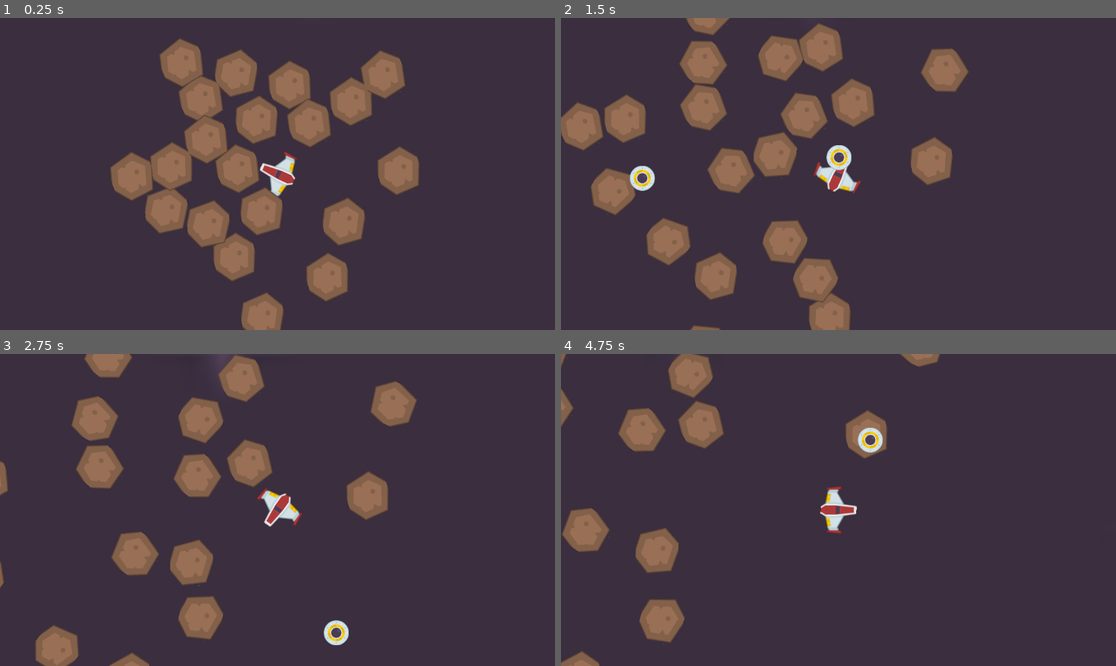
Above: before the commit, frames 1-4 (two rows, left to right).
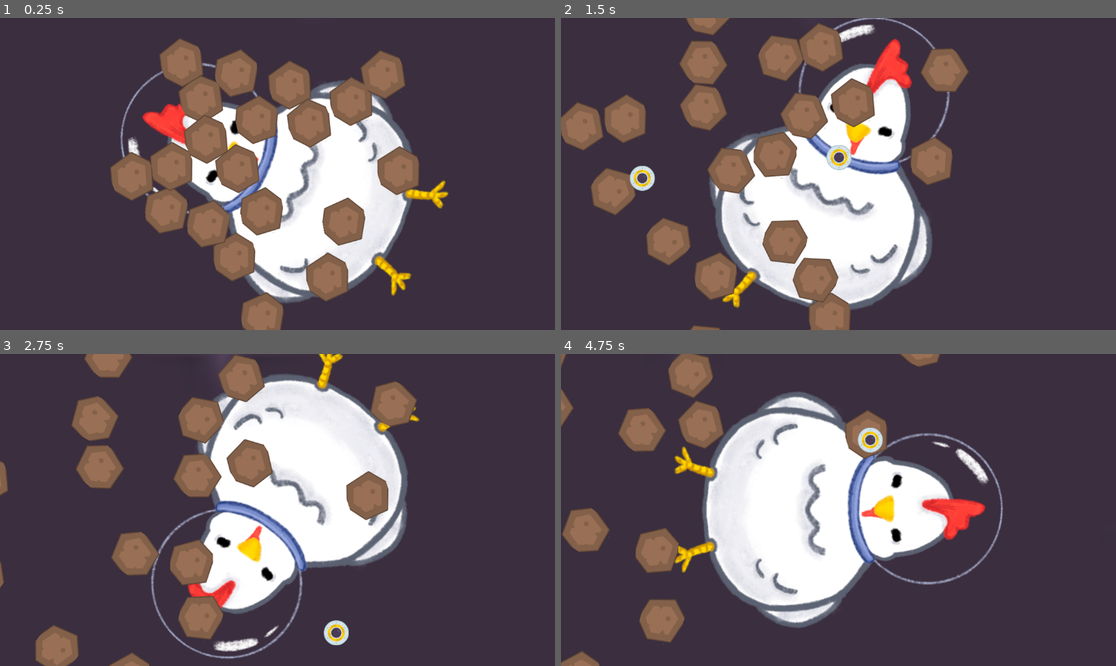
Above: after the commit, the same moments.

Repository: game-dev-besties/chicken-game
Game: Godot game, scene res://scenes/game.tscn
Same seed, same stepped clock (60 frames per second), same inputs: the game is played once before the commit and once after it.
Inputs (mouse positions are in pixels of both pictures, inside the frame that each line leads up to):
- Up to frame 1 (0.25 s): no input
- Up to frame 2 (1.5 s): move the mouse to (960, 158) at 0.52 s; click (960, 158) at 0.6 s; move the mouse to (727, 189) at 1.27 s; click (727, 189) at 1.35 s
- Up to frame 3 (2.75 s): move the mouse to (333, 441) at 2.02 s; click (333, 441) at 2.1 s
- Up to frame 4 (4.75 s): move the mouse to (810, 572) at 2.77 s; click (810, 572) at 2.85 s; move the mouse to (1005, 556) at 3.52 s; click (1005, 556) at 3.6 s; move the mouse to (672, 463) at 4.27 s; click (672, 463) at 4.35 s

The runs differ from the first frame. In frame 1, 15% of the frame differs, in the area x 21-81%, y 14-92%; in frame 2, 18%; in frame 3, 20%; in frame 4, 24%, in the area x 20-80%, y 12-88%.

Commit message:
added chicken animation sprites, need fixing

Diff:
--- a/scenes/chicken.tscn
+++ b/scenes/chicken.tscn
@@ -1,21 +1,170 @@
-[gd_scene load_steps=6 format=3 uid="uid://cp14j05wa35i8"]
+[gd_scene load_steps=28 format=3 uid="uid://cp14j05wa35i8"]
 
-[ext_resource type="Texture2D" uid="uid://biva8na6x5fm" path="res://assets/SpaceShooterRedux/PNG/playerShip1_red.png" id="1_8lgr2"]
 [ext_resource type="Script" path="res://scripts/chicken.gd" id="1_jqoam"]
-[ext_resource type="Texture2D" uid="uid://dpmf2b1d7kinl" path="res://assets/SpaceShooterRedux/PNG/playerShip2_red.png" id="2_30e3w"]
+[ext_resource type="Texture2D" uid="uid://cyea8x2841nq2" path="res://assets/chicken_sprites/chickenbig.png" id="2_xgh5v"]
+[ext_resource type="Texture2D" uid="uid://dnfw2c4l5j0kq" path="res://assets/chicken_sprites/huge_idle.png" id="3_q2aci"]
+[ext_resource type="Texture2D" uid="uid://cshxbpw1sb4lb" path="res://assets/chicken_sprites/chicken.png" id="4_y8obg"]
+[ext_resource type="Texture2D" uid="uid://c6677dc4lcaph" path="res://assets/chicken_sprites/med_idle.png" id="5_d8wd6"]
+[ext_resource type="Texture2D" uid="uid://ccgf3ffi8edf1" path="res://assets/chicken_sprites/chickensad.png" id="6_yc62u"]
+[ext_resource type="Texture2D" uid="uid://dkrvrn4u64bk0" path="res://assets/chicken_sprites/small_idle.png" id="7_0gqeq"]
+
+[sub_resource type="AtlasTexture" id="AtlasTexture_xocuw"]
+atlas = ExtResource("2_xgh5v")
+region = Rect2(1578, 0, 526, 713)
+
+[sub_resource type="AtlasTexture" id="AtlasTexture_vpx2a"]
+atlas = ExtResource("2_xgh5v")
+region = Rect2(1052, 0, 526, 713)
+
+[sub_resource type="AtlasTexture" id="AtlasTexture_xo4ck"]
+atlas = ExtResource("2_xgh5v")
+region = Rect2(526, 0, 526, 713)
+
+[sub_resource type="AtlasTexture" id="AtlasTexture_m6aot"]
+atlas = ExtResource("2_xgh5v")
+region = Rect2(0, 0, 526, 713)
+
+[sub_resource type="AtlasTexture" id="AtlasTexture_axguu"]
+atlas = ExtResource("3_q2aci")
+region = Rect2(0, 0, 553, 748)
+
+[sub_resource type="AtlasTexture" id="AtlasTexture_dwtim"]
+atlas = ExtResource("3_q2aci")
+region = Rect2(553, 0, 553, 748)
+
+[sub_resource type="AtlasTexture" id="AtlasTexture_kyuu0"]
+atlas = ExtResource("4_y8obg")
+region = Rect2(1317, 0, 439, 630)
+
+[sub_resource type="AtlasTexture" id="AtlasTexture_u0hq2"]
+atlas = ExtResource("4_y8obg")
+region = Rect2(878, 0, 439, 630)
+
+[sub_resource type="AtlasTexture" id="AtlasTexture_m6kkh"]
+atlas = ExtResource("4_y8obg")
+region = Rect2(439, 0, 439, 630)
+
+[sub_resource type="AtlasTexture" id="AtlasTexture_1vvdj"]
+atlas = ExtResource("4_y8obg")
+region = Rect2(0, 0, 439, 630)
+
+[sub_resource type="AtlasTexture" id="AtlasTexture_cg0mb"]
+atlas = ExtResource("5_d8wd6")
+region = Rect2(0, 0, 443, 656)
+
+[sub_resource type="AtlasTexture" id="AtlasTexture_qvea8"]
+atlas = ExtResource("5_d8wd6")
+region = Rect2(443, 0, 443, 656)
+
+[sub_resource type="AtlasTexture" id="AtlasTexture_eotbr"]
+atlas = ExtResource("6_yc62u")
+region = Rect2(1149, 0, 383, 641)
+
+[sub_resource type="AtlasTexture" id="AtlasTexture_lpt2r"]
+atlas = ExtResource("6_yc62u")
+region = Rect2(766, 0, 383, 641)
+
+[sub_resource type="AtlasTexture" id="AtlasTexture_py4h3"]
+atlas = ExtResource("6_yc62u")
+region = Rect2(383, 0, 383, 641)
+
+[sub_resource type="AtlasTexture" id="AtlasTexture_kmcqy"]
+atlas = ExtResource("6_yc62u")
+region = Rect2(0, 0, 383, 641)
+
+[sub_resource type="AtlasTexture" id="AtlasTexture_tq0lt"]
+atlas = ExtResource("7_0gqeq")
+region = Rect2(0, 0, 477, 635)
+
+[sub_resource type="AtlasTexture" id="AtlasTexture_7q0lr"]
+atlas = ExtResource("7_0gqeq")
+region = Rect2(477, 0, 477, 635)
 
 [sub_resource type="SpriteFrames" id="SpriteFrames_rgdu2"]
 animations = [{
 "frames": [{
 "duration": 1.0,
-"texture": ExtResource("1_8lgr2")
+"texture": SubResource("AtlasTexture_xocuw")
 }, {
 "duration": 1.0,
-"texture": ExtResource("2_30e3w")
+"texture": SubResource("AtlasTexture_vpx2a")
+}, {
+"duration": 1.0,
+"texture": SubResource("AtlasTexture_xo4ck")
+}, {
+"duration": 1.0,
+"texture": SubResource("AtlasTexture_m6aot")
 }],
 "loop": true,
-"name": &"default",
+"name": &"huge_egg",
 "speed": 2.0
+}, {
+"frames": [{
+"duration": 1.0,
+"texture": SubResource("AtlasTexture_axguu")
+}, {
+"duration": 1.0,
+"texture": SubResource("AtlasTexture_dwtim")
+}],
+"loop": true,
+"name": &"huge_idle",
+"speed": 5.0
+}, {
+"frames": [{
+"duration": 1.0,
+"texture": SubResource("AtlasTexture_kyuu0")
+}, {
+"duration": 1.0,
+"texture": SubResource("AtlasTexture_u0hq2")
+}, {
+"duration": 1.0,
+"texture": SubResource("AtlasTexture_m6kkh")
+}, {
+"duration": 1.0,
+"texture": SubResource("AtlasTexture_1vvdj")
+}],
+"loop": true,
+"name": &"med_egg",
+"speed": 5.0
+}, {
+"frames": [{
+"duration": 1.0,
+"texture": SubResource("AtlasTexture_cg0mb")
+}, {
+"duration": 1.0,
+"texture": SubResource("AtlasTexture_qvea8")
+}],
+"loop": true,
+"name": &"med_idle",
+"speed": 5.0
+}, {
+"frames": [{
+"duration": 1.0,
+"texture": SubResource("AtlasTexture_eotbr")
+}, {
+"duration": 1.0,
+"texture": SubResource("AtlasTexture_lpt2r")
+}, {
+"duration": 1.0,
+"texture": SubResource("AtlasTexture_py4h3")
+}, {
+"duration": 1.0,
+"texture": SubResource("AtlasTexture_kmcqy")
+}],
+"loop": true,
+"name": &"small_egg",
+"speed": 3.0
+}, {
+"frames": [{
+"duration": 1.0,
+"texture": SubResource("AtlasTexture_tq0lt")
+}, {
+"duration": 1.0,
+"texture": SubResource("AtlasTexture_7q0lr")
+}],
+"loop": true,
+"name": &"small_idle",
+"speed": 3.0
 }]
 
 [sub_resource type="CircleShape2D" id="CircleShape2D_x5htl"]
@@ -26,8 +175,11 @@
 script = ExtResource("1_jqoam")
 
 [node name="AnimatedSprite2D" type="AnimatedSprite2D" parent="."]
+position = Vector2(-1.90735e-06, 7.62939e-06)
+scale = Vector2(0.915461, 0.915461)
 sprite_frames = SubResource("SpriteFrames_rgdu2")
-frame_progress = 0.928661
+animation = &"huge_idle"
+frame_progress = 0.409383
 
 [node name="CollisionShape2D" type="CollisionShape2D" parent="."]
 shape = SubResource("CircleShape2D_x5htl")
Binary file added: assets/chicken_sprites/chicken.png
Not shown, added: assets/chicken_sprites/chicken.png.import
Binary file added: assets/chicken_sprites/chickenbig.png
Not shown, added: assets/chicken_sprites/chickenbig.png.import
Binary file added: assets/chicken_sprites/chickensad.png
Not shown, added: assets/chicken_sprites/chickensad.png.import
Binary file added: assets/chicken_sprites/huge_idle.png
Not shown, added: assets/chicken_sprites/huge_idle.png.import
Binary file added: assets/chicken_sprites/med_idle.png
Not shown, added: assets/chicken_sprites/med_idle.png.import
Binary file added: assets/chicken_sprites/small_idle.png
Not shown, added: assets/chicken_sprites/small_idle.png.import
(and 1 more such lines)
